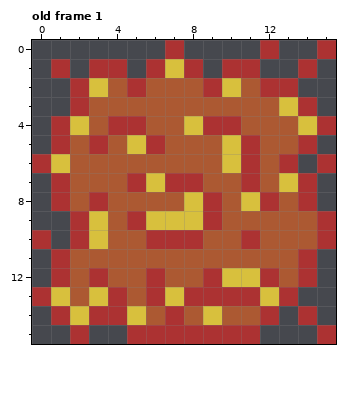
Edited in one commit: pixel-art file (TexM/EXmoto1.aseprite). This is how it looked before the edit.
16x16 pixels, 1 frame. Shown: old frame 1. The commit also changed other frames, which this record leaves out.
The same view after the edit:
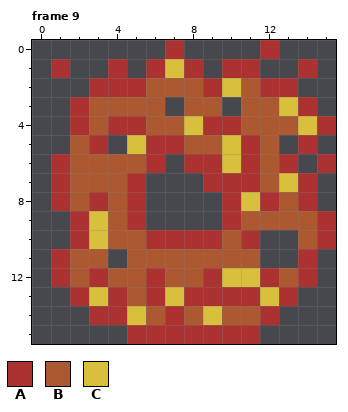
Palette (. is transparent): A #ac3232  B #ac5932  C #d8c03d
A new or re-ordered frame is compared with the old frame closest to it.
Changes in this commit:
frames 1 -> 12
Frame 9 is new; against old frame 1:
The author changed colour B to colour A in row 2 at x 4; in row 5 at x 7; in row 6 at x 6 and 8 to 9; in row 7 at x 9 to 10; in row 8 at x 5 and 10; in row 9 at x 10.
The author changed colour B to colour A in row 10 at x 9; in row 13 at x 2.
The author changed colour C to colour A in row 2 at x 3; in row 4 at x 2; in row 6 at x 1.
Colour A is gone in row 0 at x 15; in row 1 at x 3; in row 2 at x 2; in rows 4 to 5 at x 1; in row 6 at x 0; in row 7 at x 7 to 8.
Colour A is gone in rows 8 to 9 at x 9; in row 10 at x 0; in row 13 at x 0; in row 14 at x 1 and 14; in row 15 at x 2 and 15.
Colour B is gone in row 3 at x 7 and 10; in row 5 at x 4 and 13; in row 6 at x 7; in row 8 at x 6 to 7; in row 10 at x 12 to 13; in row 11 at x 4 and 12 to 13.
Colour C is gone in row 7 at x 6; in row 8 at x 8; in row 9 at x 6 to 8; in row 13 at x 1; in row 14 at x 2.
Changed places in both pictures, as pixel boxes (x1, y1, x2, y2):
changed: (32, 40, 336, 344)
